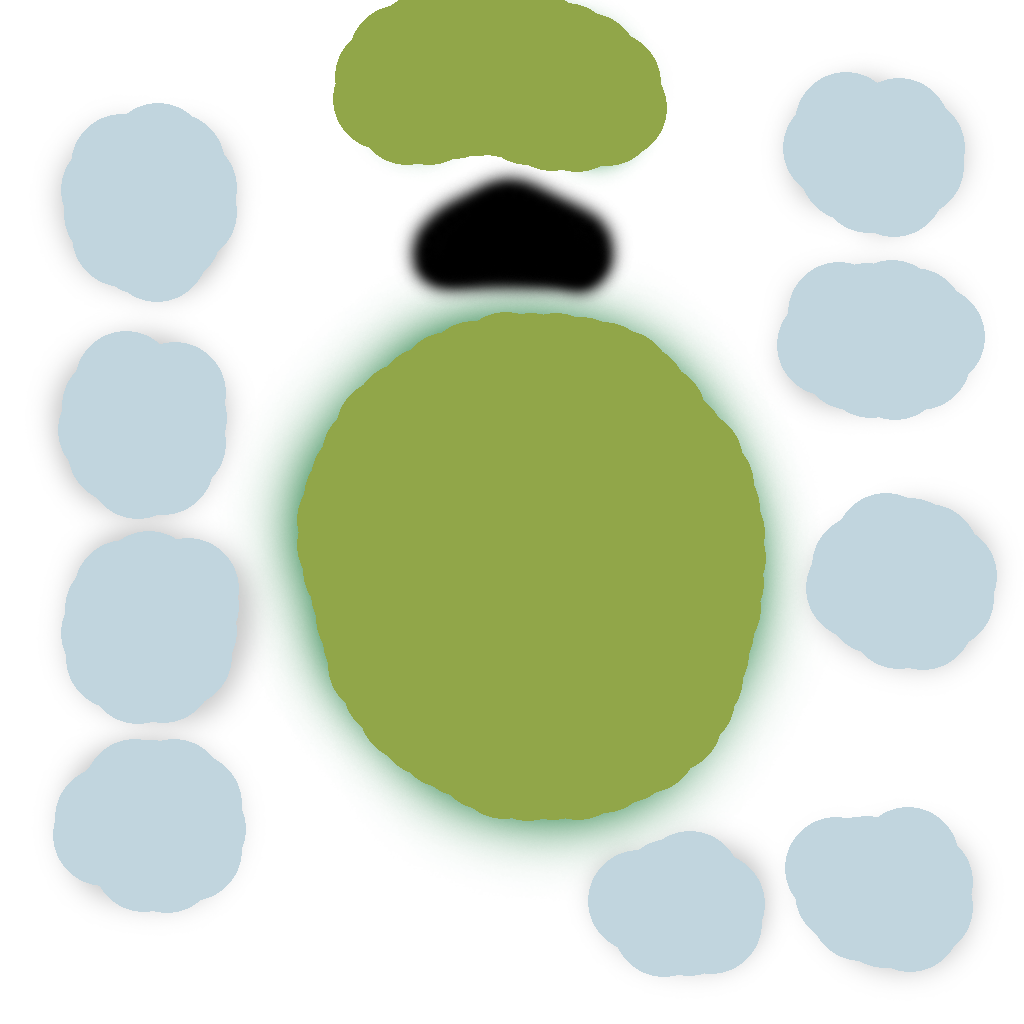
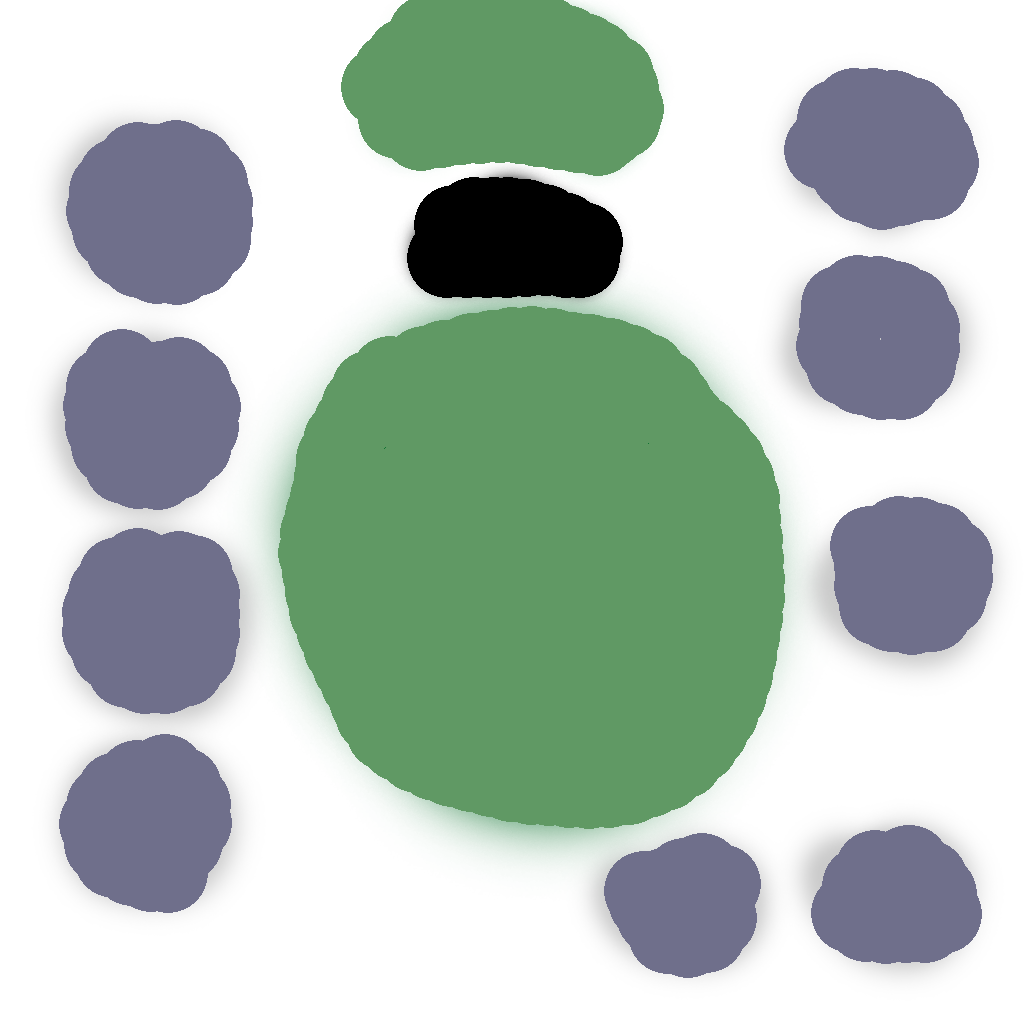
Comparing the layer stacks of the two 1024x1024 images. Changes:
painted on "Texture" over bbox(53, 0, 997, 978)
